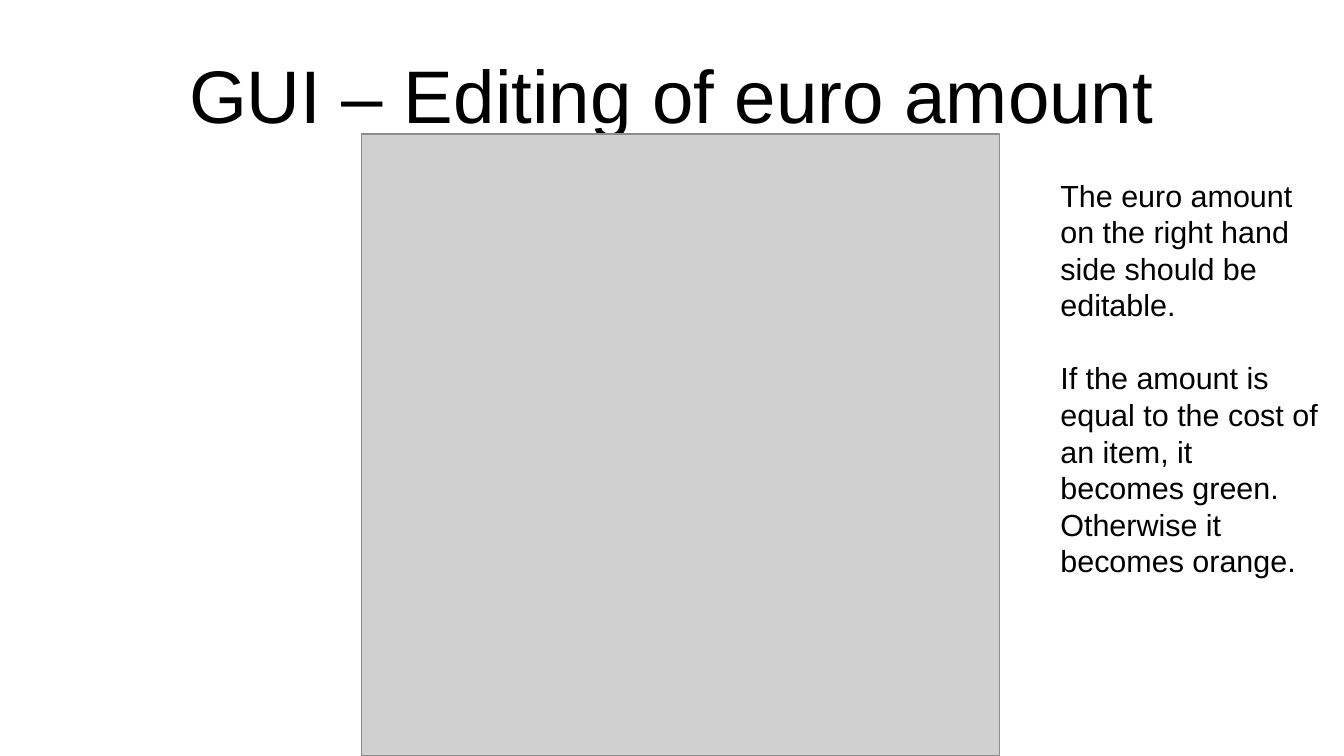
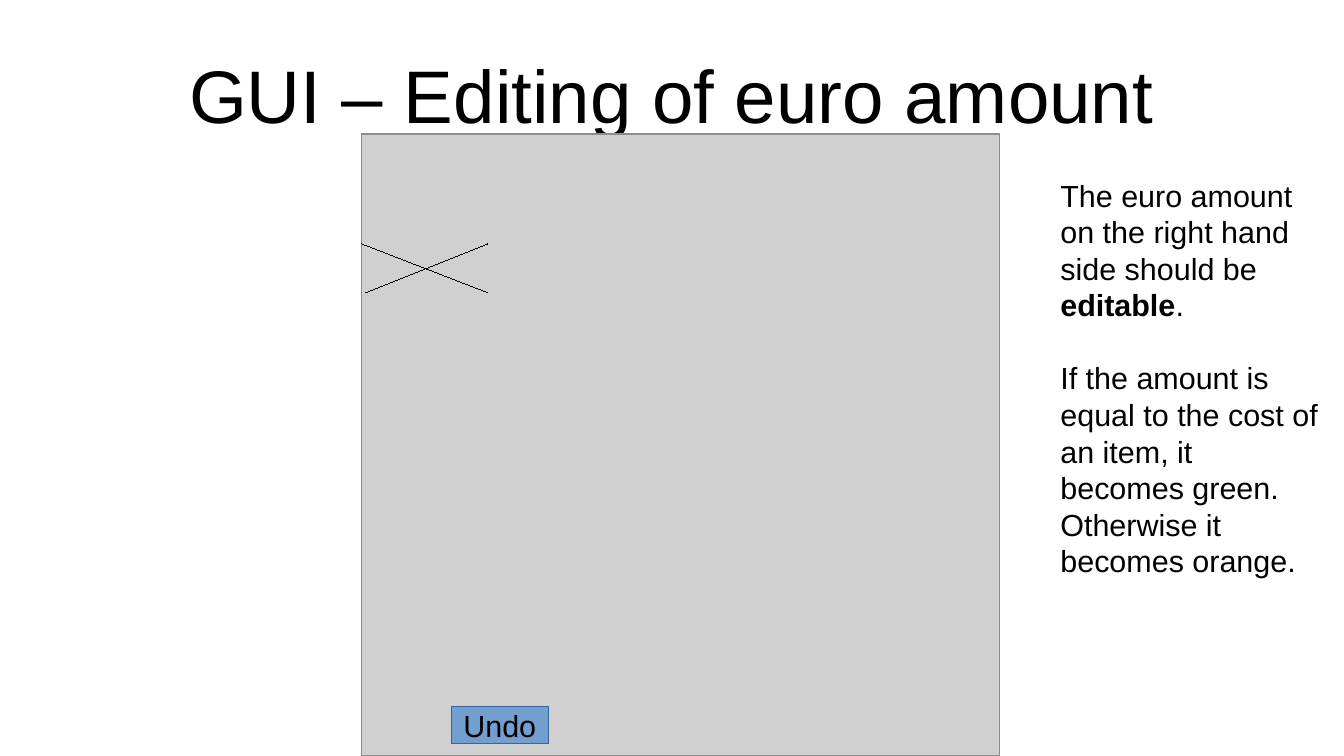
Before and after one commit to GregorGT/GastroManager, a slide deck: slide 6 of Documentation/desktop_android_payments.odp (slide 5 before the commit). Drawn at 1344x756 pixels with LibreOffice and Linux fonts; fonts in the diff are those of the drawing; grey boxes stand for pictures. Boxes give left, top, right and bottom in pixels: in the first picture for what was removed or moved away, otherwise in the second. Text is boxed around its words. In the diff, an @@ line names an element or a change of style, - is before the commit and + after.

```diff
--- a/Documentation/desktop_android_payments.odp
+++ b/Documentation/desktop_android_payments.odp
@@ text at <box>1060,185,1293,317</box>: bold on in "editable." @@
@@ line added from (362, 244) to (488, 293), #000000 0 pt @@
@@ line added from (366, 293) to (488, 244), #000000 0 pt @@
@@ rectangle added at <box>451,707,549,744</box>, fill #729FCF, outline #3465A4 0 pt, 18 pt, text #000000 @@
+Undo
```
Also in this commit, not shown: 1 other slide changed, 1 slide added.
